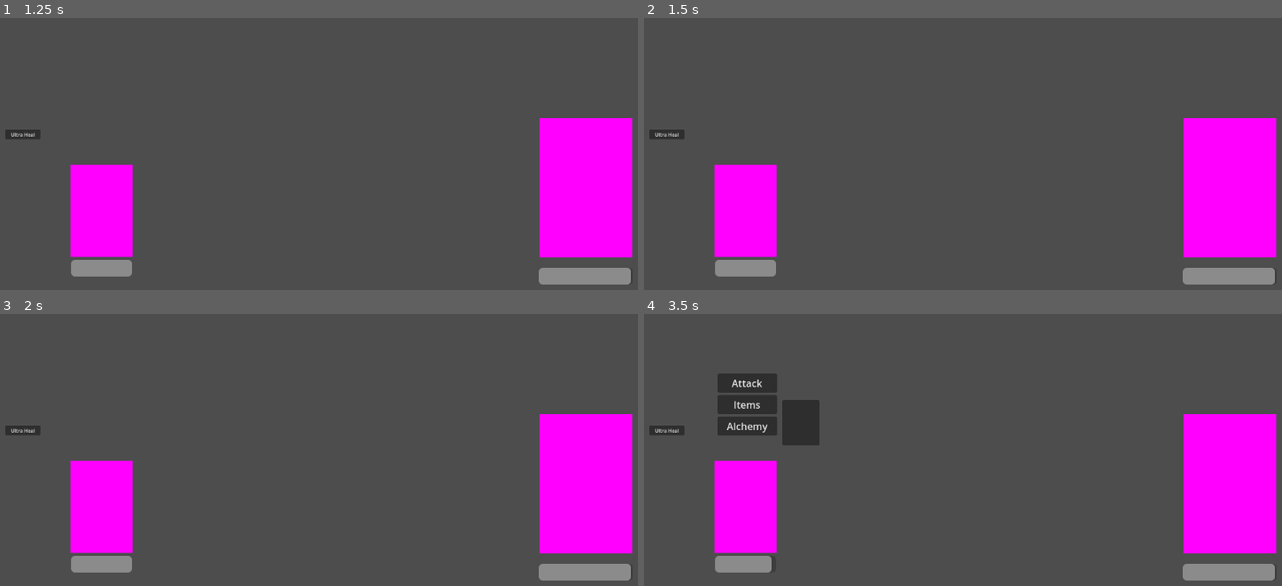
Above: before the commit, frames 1-4 (two rows, left to right).
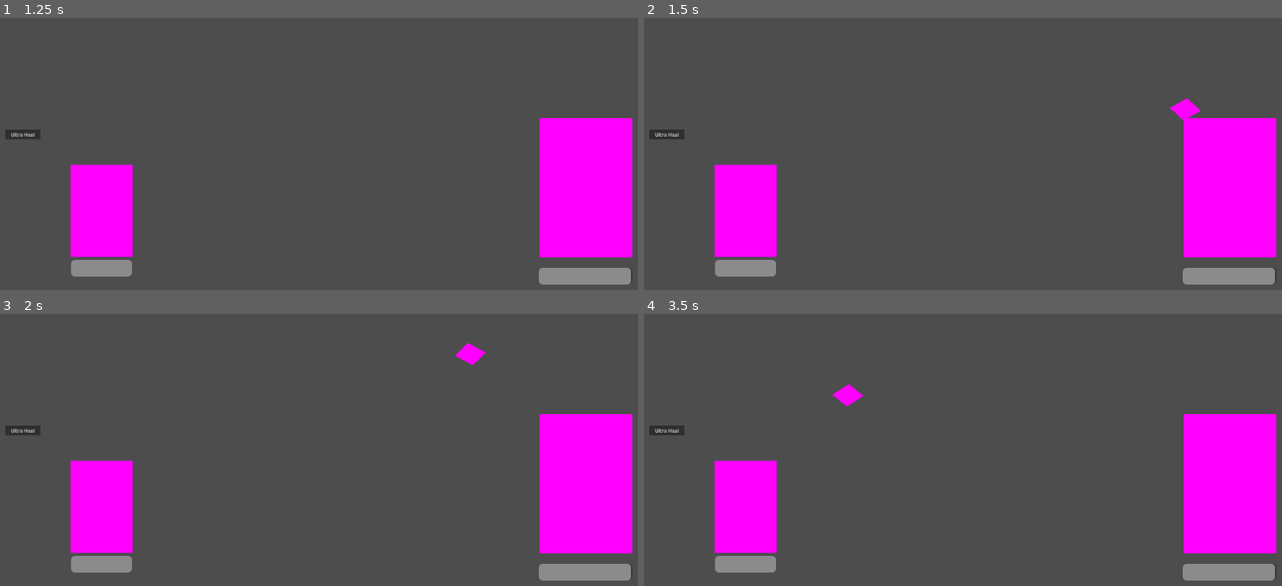
Above: after the commit, the same moments.

Repository: WolfMongress/from_the_shadows_ps_gamejam
Game: Godot game, scene res://battle_scene.tscn
The game is run twice, just before and just after one commit, with the same random seed, the same clock (stepped at 60 frames per second) and the same inputs. After the commit the project has no main scene; this scene is started directly in both runs.
Inputs:
- Up to frame 1 (1.25 s): click "Attack" at 0.5 s
- Up to frame 2 (1.5 s): click "Ultra Heal" at 1.25 s
- Up to frame 3 (2 s): no input
- Up to frame 4 (3.5 s): click "Ultra Heal" at 2 s; click "Ultra Heal" at 2.75 s

Frame 1 is identical in both runs. In frame 2, 0.2% of the frame differs, in the area x 82-88%, y 29-38%; in frame 3, 0.2%; in frame 4, 3.1%, in the area x 11-35%, y 21-96%.

Commit message:
Add files via upload

Diff:
--- a/Global.gd
+++ b/Global.gd
@@ -9,12 +9,10 @@
 
 var transformed = false
 var player_turn = true
+var partner_turn = false
 
 var boss_turn = false
-var boss_phase_1 = false
-var boss_phase_2 = true
-
-var phase2_which_attack : int
+var boss_phase_1 = true
 
 var boss_weakened
 var boss_ultra_weakened
--- a/battle_scene.tscn
+++ b/battle_scene.tscn
@@ -20,28 +20,8 @@
 [node name="battle_scene" type="Node2D"]
 script = ExtResource("1_ohibv")
 
-[node name="Phase 1 Timer" type="Timer" parent="."]
+[node name="Timer" type="Timer" parent="."]
 wait_time = 2.8
-one_shot = true
-
-[node name="Phase 2 Timer 1" type="Timer" parent="."]
-wait_time = 2.1
-one_shot = true
-
-[node name="Phase 2 Timer 2" type="Timer" parent="."]
-wait_time = 2.1
-one_shot = true
-
-[node name="Phase 2 Timer 2 delay" type="Timer" parent="."]
-wait_time = 5.0
-one_shot = true
-
-[node name="Phase 2 Timer 3" type="Timer" parent="."]
-wait_time = 1.5
-one_shot = true
-
-[node name="Phase 2 Timer 3 delay" type="Timer" parent="."]
-wait_time = 3.0
 one_shot = true
 
 [node name="boss" parent="." instance=ExtResource("1_gyqp6")]
@@ -54,14 +34,9 @@
 [node name="partner" parent="." instance=ExtResource("4_85tkj")]
 position = Vector2(135, 554)
 
-[node name="Enemy Projectile" type="Node2D" parent="." node_paths=PackedStringArray("phase1_timer", "phase2_1_timer", "phase2_2_1_timer", "phase2_2_2_timer", "phase2_3_1_timer", "phase2_3_2_timer")]
+[node name="Enemy Projectile" type="Node2D" parent="." node_paths=PackedStringArray("phase1_timer")]
 script = ExtResource("5_3ucay")
-phase1_timer = NodePath("../Phase 1 Timer")
-phase2_1_timer = NodePath("../Phase 2 Timer 1")
-phase2_2_1_timer = NodePath("../Phase 2 Timer 2")
-phase2_2_2_timer = NodePath("../Phase 2 Timer 2 delay")
-phase2_3_1_timer = NodePath("../Phase 2 Timer 3")
-phase2_3_2_timer = NodePath("../Phase 2 Timer 3 delay")
+phase1_timer = NodePath("../Timer")
 metadata/_edit_group_ = true
 
 [node name="Path2D" type="Path2D" parent="Enemy Projectile"]
@@ -70,9 +45,8 @@
 curve = SubResource("Curve2D_c6x4t")
 
 [node name="PathFollow2D" type="PathFollow2D" parent="Enemy Projectile/Path2D"]
-position = Vector2(64.073, 337.512)
-rotation = 2.4282
-progress = 572.973
+position = Vector2(511.755, 280.904)
+rotation = -2.66194
 
 [node name="StaticBody2D" type="StaticBody2D" parent="Enemy Projectile/Path2D/PathFollow2D"]
 
@@ -84,16 +58,8 @@
 [node name="CollisionShape2D" type="CollisionShape2D" parent="Enemy Projectile/Path2D/PathFollow2D/StaticBody2D"]
 shape = SubResource("CircleShape2D_cg8r8")
 
-[connection signal="timeout" from="Phase 1 Timer" to="Alchemia" method="_on_timer_timeout"]
-[connection signal="timeout" from="Phase 1 Timer" to="Enemy Projectile" method="_on_timer_timeout"]
-[connection signal="timeout" from="Phase 2 Timer 1" to="Alchemia" method="_on_phase_2_timer_1_timeout"]
-[connection signal="timeout" from="Phase 2 Timer 1" to="Enemy Projectile" method="_on_phase_2_timer_1_timeout"]
-[connection signal="timeout" from="Phase 2 Timer 2" to="Alchemia" method="_on_phase_2_timer_2_timeout"]
-[connection signal="timeout" from="Phase 2 Timer 2" to="Enemy Projectile" method="_on_phase_2_timer_2_timeout"]
-[connection signal="timeout" from="Phase 2 Timer 2 delay" to="Enemy Projectile" method="_on_phase_2_timer_2_delay_timeout"]
-[connection signal="timeout" from="Phase 2 Timer 3" to="Alchemia" method="_on_phase_2_timer_3_timeout"]
-[connection signal="timeout" from="Phase 2 Timer 3" to="Enemy Projectile" method="_on_phase_2_timer_3_timeout"]
-[connection signal="timeout" from="Phase 2 Timer 3 delay" to="Enemy Projectile" method="_on_phase_2_timer_3_delay_timeout"]
+[connection signal="timeout" from="Timer" to="Alchemia" method="_on_timer_timeout"]
+[connection signal="timeout" from="Timer" to="Enemy Projectile" method="_on_timer_timeout"]
 [connection signal="player_turn" from="boss" to="Alchemia" method="_on_placeholderboss_player_turn"]
 [connection signal="attacking_regular" from="Alchemia" to="boss" method="_on_alchemia_attacking_regular"]
 [connection signal="bear_bear" from="Alchemia" to="partner" method="_on_alchemia_bear_bear"]
--- a/enemy_projectile.gd
+++ b/enemy_projectile.gd
@@ -5,22 +5,7 @@
 @export var speed = 200
 
 @export var phase1_timer : Timer
-
-#phase 2 fast single bottle
-@export var phase2_1_timer : Timer
-#phase 2 multi bottle
-@export var phase2_2_1_timer : Timer
-#phase 2 multi bottle 5s delays
-@export var phase2_2_2_timer : Timer
-#phase 2 dash
-@export var phase2_3_1_timer : Timer
-#phase 2 dash wind up
-@export var phase2_3_2_timer : Timer
-
 var projectile_out = false
-var rng = RandomNumberGenerator.new()
-
-var bottle_counter = 3
 
 func _ready():
 	$Path2D/PathFollow2D.progress_ratio
@@ -30,27 +15,9 @@
 	if Global.boss_turn != false:
 		path_follow.progress += speed * delta
 		if not projectile_out:
-			if Global.boss_phase_1:
-				show()
-				phase1_timer.start()
-				projectile_out = true
-			elif Global.boss_phase_2:
-				var which_attack = rng.randi_range(0,2)
-				Global.phase2_which_attack = which_attack
-				match which_attack:
-					0:
-						projectile_out = true
-						print("a1")
-						phase2_1_timer.start()
-					1:
-						projectile_out = true
-						print("a2")
-						phase2_2_1_timer.start()
-					2:
-						projectile_out = true
-						print("a3")
-						phase2_3_2_timer.start()
-				#phase2_timer.start()
+			show()
+			phase1_timer.start()
+			projectile_out = true
 
 func _on_timer_timeout():
 	Global.boss_turn = false
@@ -58,32 +25,3 @@
 	projectile_out = false
 	self.hide()
 	$Path2D/PathFollow2D.progress_ratio = 0
-
-
-func _on_phase_2_timer_1_timeout():
-	Global.boss_turn = false
-	Global.player_turn = true
-	projectile_out = false
-
-func _on_phase_2_timer_2_delay_timeout():
-	phase2_2_1_timer.start()
-
-
-func _on_phase_2_timer_3_delay_timeout():
-	phase2_3_1_timer.start()
-
-
-func _on_phase_2_timer_2_timeout():
-	bottle_counter -= 1
-	if bottle_counter == 0:
-		projectile_out = false
-		Global.boss_turn = false
-		Global.player_turn = true
-	else:
-		phase2_2_1_timer.start()
-
-
-func _on_phase_2_timer_3_timeout():
-	Global.boss_turn = false
-	Global.player_turn = true
-	projectile_out = false
--- a/partner.gd
+++ b/partner.gd
@@ -2,40 +2,52 @@
 
 signal boss_turn
 
-func _on_alchemia_partner_turn():
-	if Global.bear_bear:
-		print(Global.bear_bear)
-		$"Partner UI/Ultra Weaken".show()
-	elif Global.bear_cat:
-		$"Partner UI/Weaken".show()
-		$"Partner UI/Heal".show()
-	elif Global.bear_elephant:
-		$"Partner UI/Weaken".show()
-		$"Partner UI/Shield".show()
-	elif Global.cat_bear:
-		$"Partner UI/Weaken".show()
-		$"Partner UI/Heal".show()
-	elif Global.cat_cat:
-		$"Partner UI/Ultra Heal".show()
-	elif Global.cat_elephant:
-		$"Partner UI/Shield".show()
-		$"Partner UI/Heal".show()
-	elif Global.elephant_bear:
-		$"Partner UI/Weaken".show()
-		$"Partner UI/Shield".show()
-	elif Global.elephant_cat:
-		$"Partner UI/Shield".show()
-		$"Partner UI/Heal".show()
-	elif Global.elephant_elephant:
-		$"Partner UI/Ultra Shield".show()
+func _process(delta):
+	if Global.partner_turn == true and Global.player_turn != true:
+		$"Partner UI".show()
+		if Global.bear_bear:
+			$"Partner UI/Ultra Weaken".show()
+		elif Global.bear_cat:
+			$"Partner UI/Weaken".show()
+			$"Partner UI/Heal".show()
+		elif Global.bear_elephant:
+			$"Partner UI/Weaken".show()
+			$"Partner UI/Shield".show()
+		elif Global.cat_bear:
+			$"Partner UI/Weaken".show()
+			$"Partner UI/Heal".show()
+		elif Global.cat_cat:
+			$"Partner UI/Ultra Heal".show()
+		elif Global.cat_elephant:
+			$"Partner UI/Shield".show()
+			$"Partner UI/Heal".show()
+		elif Global.elephant_bear:
+			$"Partner UI/Weaken".show()
+			$"Partner UI/Shield".show()
+		elif Global.elephant_cat:
+			$"Partner UI/Shield".show()
+			$"Partner UI/Heal".show()
+		elif Global.elephant_elephant:
+			$"Partner UI/Ultra Shield".show()
+	else:
+		$"Partner UI".hide()
+		$"Partner UI/Ultra Weaken".hide()
+		$"Partner UI/Weaken".hide()
+		$"Partner UI/Ultra Shield".hide()
+		$"Partner UI/Shield".hide()
+		$"Partner UI/Ultra Heal".hide()
+		$"Partner UI/Heal".hide()
 
 func _on_ultra_weaken_pressed():
+	Global.partner_turn = false
+	$"Partner UI".hide()
 	$"Partner UI/Ultra Weaken".hide()
-	$"Partner UI".hide()
 	Global.boss_turn = true
 	Global.boss_ultra_weakened = true
 
 func _on_ultra_heal_pressed():
+	Global.partner_turn = false
+	$"Partner UI".hide()
+	$"Partner UI/Ultra Heal".hide()
 	Global.boss_turn = true
 	Global.player_health = (Global.player_health + 20)
-	$"Partner UI/Ultra Heal".hide()
--- a/partner.tscn
+++ b/partner.tscn
@@ -14,6 +14,7 @@
 position = Vector2(-32, 1)
 
 [node name="Partner UI" type="VBoxContainer" parent="."]
+visible = false
 offset_left = -68.0
 offset_top = -360.0
 offset_right = 46.0
--- a/partner_shadowplay.gd
+++ b/partner_shadowplay.gd
@@ -88,93 +88,21 @@
 func _on_ok_button_pressed():
 	if bear_back and bear_front:
 		Global.bear_bear = true
-		Global.bear_cat = false
-		Global.bear_elephant = false
-		Global.cat_bear = false
-		Global.cat_cat = false
-		Global.cat_elephant = false
-		Global.elephant_bear = false
-		Global.elephant_cat = false
-		Global.elephant_elephant = false
 	elif bear_back and elephant_front:
-		Global.bear_bear = false
-		Global.bear_cat = false
 		Global.bear_elephant = true
-		Global.cat_bear = false
-		Global.cat_cat = false
-		Global.cat_elephant = false
-		Global.elephant_bear = false
-		Global.elephant_cat = false
-		Global.elephant_elephant = false
 	elif bear_back and cat_front:
-		Global.bear_bear = false
 		Global.bear_cat = true
-		Global.bear_elephant = false
-		Global.cat_bear = false
-		Global.cat_cat = false
-		Global.cat_elephant = false
-		Global.elephant_bear = false
-		Global.elephant_cat = false
-		Global.elephant_elephant = false
 	elif elephant_back and bear_front:
-		Global.bear_bear = false
-		Global.bear_cat = false
-		Global.bear_elephant = false
-		Global.cat_bear = false
-		Global.cat_cat = false
-		Global.cat_elephant = false
 		Global.elephant_bear = true
-		Global.elephant_cat = false
-		Global.elephant_elephant = false
 	elif elephant_back and elephant_front:
-		Global.bear_bear = false
-		Global.bear_cat = false
-		Global.bear_elephant = false
-		Global.cat_bear = false
-		Global.cat_cat = false
-		Global.cat_elephant = false
-		Global.elephant_bear = false
-		Global.elephant_cat = false
 		Global.elephant_elephant = true
 	elif elephant_back and cat_front:
-		Global.bear_bear = false
-		Global.bear_cat = false
-		Global.bear_elephant = false
-		Global.cat_bear = false
-		Global.cat_cat = false
-		Global.cat_elephant = false
-		Global.elephant_bear = false
 		Global.elephant_cat = true
-		Global.elephant_elephant = false
 	elif cat_back and bear_front:
-		Global.bear_bear = false
-		Global.bear_cat = false
-		Global.bear_elephant = false
 		Global.cat_bear = true
-		Global.cat_cat = false
-		Global.cat_elephant = false
-		Global.elephant_bear = false
-		Global.elephant_cat = false
-		Global.elephant_elephant = false
 	elif cat_back and elephant_front:
-		Global.bear_bear = false
-		Global.bear_cat = false
-		Global.bear_elephant = false
-		Global.cat_bear = false
-		Global.cat_cat = false
 		Global.cat_elephant = true
-		Global.elephant_bear = false
-		Global.elephant_cat = false
-		Global.elephant_elephant = false
 	elif cat_back and cat_front:
-		Global.bear_bear = false
-		Global.bear_cat = false
-		Global.bear_elephant = false
-		Global.cat_bear = false
 		Global.cat_cat = true
-		Global.cat_elephant = false
-		Global.elephant_bear = false
-		Global.elephant_cat = false
-		Global.elephant_elephant = false
 	Global.player_turn = false
 	get_tree().change_scene_to_file("res://battle_scene.tscn")
--- a/placeholderboss.gd
+++ b/placeholderboss.gd
@@ -9,10 +9,3 @@
 	boss_health = Global.boss_health
 	boss_health_bar.emit(boss_health)
 	player_turn.emit()
-	if boss_health <= 0:
-		Global.boss_phase_1 = false
-		Global.boss_phase_2 = true
-		Global.boss_health = 1000
-		boss_health = Global.boss_health
-		boss_health_bar.emit(boss_health)
-		player_turn.emit()
--- a/player.gd
+++ b/player.gd
@@ -23,7 +23,7 @@
 		$"Primary UI".show()
 	elif Global.player_turn == false:
 		$"Primary UI".hide()
-		partner_turn.emit()
+		Global.partner_turn = true
 	if Global.player_health > 200:
 		Global.player_health = 200
 
@@ -38,23 +38,31 @@
 		if Global.beast1 == true:
 			pass
 	Global.player_turn = false
-	partner_turn.emit()
+	Global.partner_turn = true
 
 #code doing with partner transformations
 func _on_partner_pressed():
-	$"Primary UI".hide()
+	Global.player_turn = false
+	Global.cat_bear = false
+	Global.cat_cat = false
+	Global.cat_elephant = false
+	Global.bear_bear = false
+	Global.bear_cat = false
+	Global.bear_elephant = false
+	Global.elephant_bear = false
+	Global.elephant_cat = false
+	Global.elephant_elephant = false
 	await get_tree().create_timer(1.0).timeout
 	get_tree().change_scene_to_file("res://partner_shadowplay.tscn")
 
 #code doing with items
 func _on_items_pressed():
-	$"Primary UI".hide()
+	Global.player_turn = false
 	get_tree().change_scene_to_file("res://item_alchemy.tscn")
-
 
 #code doing with player transformations
 func _on_alchemia_pressed():
-	$"Primary UI".hide()
+	Global.player_turn = false
 	get_tree().change_scene_to_file("res://transformations.tscn")
 
 func _on_transformations_transformed():
@@ -87,7 +95,6 @@
 				Global.player_health = (Global.player_health - 13)
 			if Global.player_shield == true:
 				Global.player_health = (Global.player_health - 10)
-
 		elif Global.boss_ultra_weakened:
 			if Input.is_action_pressed("block"):
 				Global.player_health = (Global.player_health - 10)
@@ -95,38 +102,20 @@
 				Global.player_health = (Global.player_health - 9)
 			else:
 				Global.player_health = (Global.player_health - 12)
-
 		elif Global.player_shield:
 			Global.player_health = (Global.player_health - 12)
-
 		elif Global.player_ultra_shield:
 			if Global.boss_weakened:
 				Global.player_health = (Global.player_health - 9)
 			else:
 				Global.player_health = (Global.player_health - 10)
-
 		else:
 			if Input.is_action_pressed("block"):
 				Global.player_health = (Global.player_health - 13)
 			else:
 				Global.player_health = (Global.player_health - 15)
+		Global.boss_ultra_weakened = false
+		Global.boss_weakened = false
+		Global.player_ultra_shield = false
+		Global.player_shield = false
 		print(Global.player_health)
-
-	#elif Global.boss_phase_2:
-		#match Global.phase2_which_attack:
-			#0:
-				#Global.player_health -= 15
-			#1:
-				#Global.player_health -= 15
-			#2:
-				#Global.player_health -= 30
-
-
-func _on_phase_2_timer_1_timeout():
-	Global.player_health -= 15
-
-func _on_phase_2_timer_2_timeout():
-	Global.player_health -= 15
-
-func _on_phase_2_timer_3_timeout():
-	Global.player_health -= 30
--- a/project.godot
+++ b/project.godot
@@ -11,7 +11,6 @@
 [application]
 
 config/name="from_the_shadows"
-run/main_scene="res://battle_scene.tscn"
 config/features=PackedStringArray("4.2", "GL Compatibility")
 
 [autoload]
